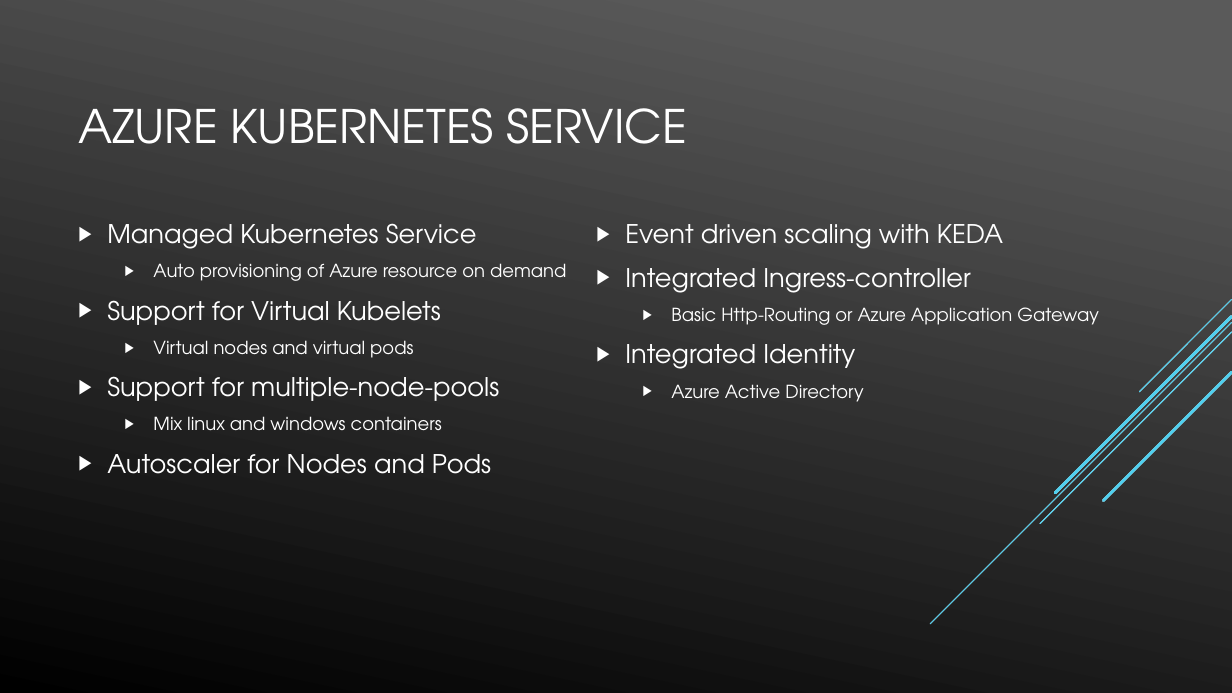
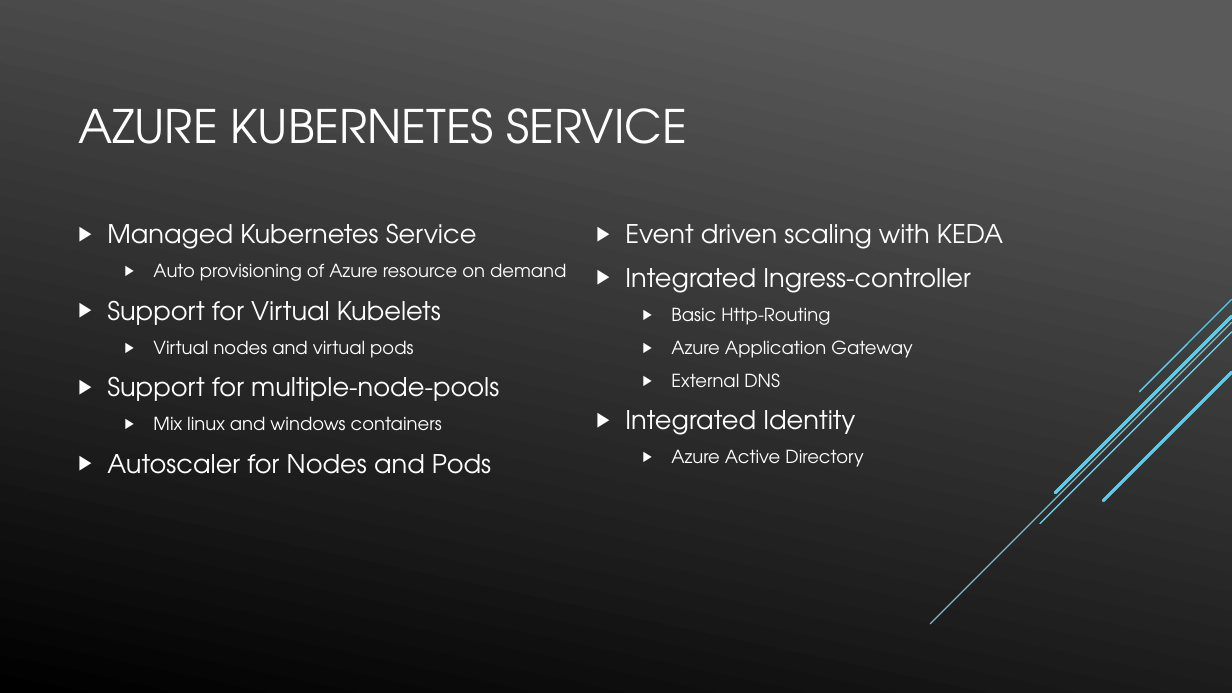
Before and after one commit to dersia/presentations, a slide deck: slide 8 of Kubernetes on Azure.pptx. Drawn at 1232x693 pixels with LibreOffice and Linux fonts; fonts in the diff are those of the drawing. Boxes give left, top, right and bottom in pixels: in the first picture for what was removed or moved away, otherwise in the second. Text is boxed around its words. In the diff, an @@ line names an element or a change of style, - is before the commit and + after.

Commit message:
updates

```diff
--- a/Kubernetes on Azure.pptx
+++ b/Kubernetes on Azure.pptx
@@ text at (671, 307, 913, 387): text changed @@
-  ▶ Basic Http-Routing or Azure Application Gateway
+  ▶ Basic Http-Routing
+  ▶ Azure Application Gateway
+  ▶ External DNS
```
Also in this commit, not shown: 1 other slide changed, 2 slides added.
